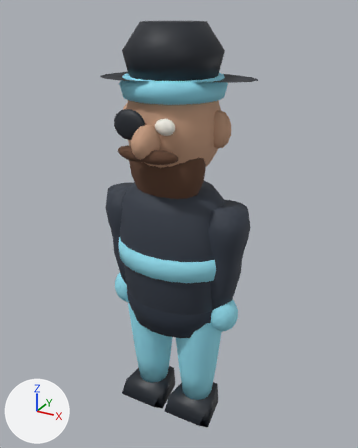
An edit to the glTF model assets/models/pirate_player.glb, drawn before and after from the same camera.
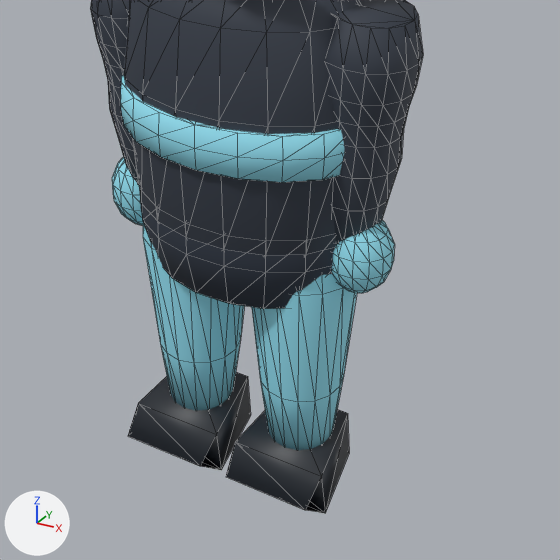
There are two pictures of each version: one whole from a 50 mm lens placed at (1.252, -2.222, 1.317), pointed at (0.018, 0.021, 0.195), one close up on the part from 18% to 87% of the width and 45% to 100% of the height. Lighting does not change. The marker at lower left points along +X, +Y and +Z. The older version's two pictures come first. The close-ups show mesh edges as thin lines.

Objects in the first close-up: 'JerseyStripe', 'LeftArm', 'LeftBoot', 'LeftHand', 'LeftLeg', 'RightArm', 'RightBoot', 'RightHand', 'RightLeg', 'Shorts', 'Torso'.
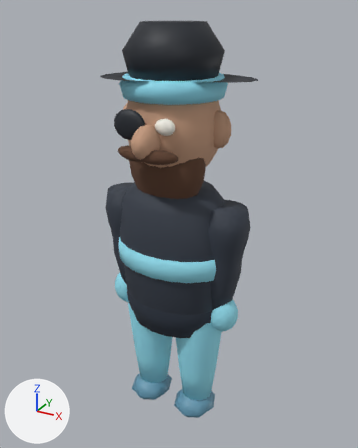
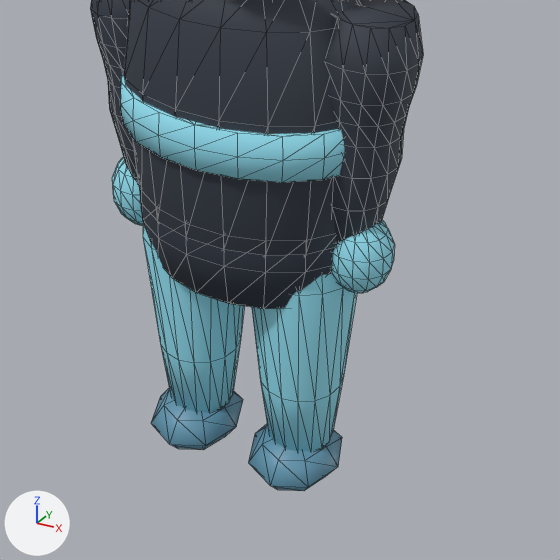
Commit message: fix: replace back spikes with rounded court shoes

Patch to the scene script:
```diff
--- a/assets/models/pirate_player.glb.py
+++ b/assets/models/pirate_player.glb.py
@@ mat_courtshoes_001 @@
 mat_courtshoes_001 = principled_material('CourtShoes.001')
-mat_courtshoes_001.base_color = (0.015, 0.02, 0.028)  # black #21272f
+mat_courtshoes_001.base_color = (0.12, 0.3, 0.42)  # blue #6195ad
 mat_courtshoes_001.roughness = 0.48
@@ me_leftbootmesh_001 @@
 # used by ob_leftboot; location = (0.0, 0.0, 0.0)
-me_leftbootmesh_001.from_pydata(...)  # 10 vertices, 16 faces; spans x -0.31..-0.01, y -0.205..0.095, z -1.04..-0.9
+me_leftbootmesh_001.from_pydata(...)  # 26 vertices, 48 faces; spans x -0.29..-0.03, y -0.175..0.125, z -1.055..-0.905
+# me_leftbootmesh_001 part 1: the whole mesh is rebuilt
 me_leftbootmesh_001.materials.append(mat_courtshoes_001)
@@ me_rightbootmesh_001 @@
 # used by ob_rightboot; location = (0.0, 0.0, 0.0)
-me_rightbootmesh_001.from_pydata(...)  # 10 vertices, 16 faces; spans x 0.01..0.31, y -0.205..0.095, z -1.04..-0.9
+me_rightbootmesh_001.from_pydata(...)  # 26 vertices, 48 faces; spans x 0.03..0.29, y -0.175..0.125, z -1.055..-0.905
+# me_rightbootmesh_001 part 2: the whole mesh is rebuilt
 me_rightbootmesh_001.materials.append(mat_courtshoes_001)
```

Boxes (x1, y1, x2, y2) around the edits, measured in the close-ups (560 x 560 px):
'RightBoot', recoloured, reshaped (23% narrower, 35% shorter): before (226, 409, 349, 513); after (248, 424, 342, 491)
'LeftBoot', recoloured, reshaped (25% narrower, 36% shorter): before (128, 372, 251, 470); after (151, 388, 243, 450)
